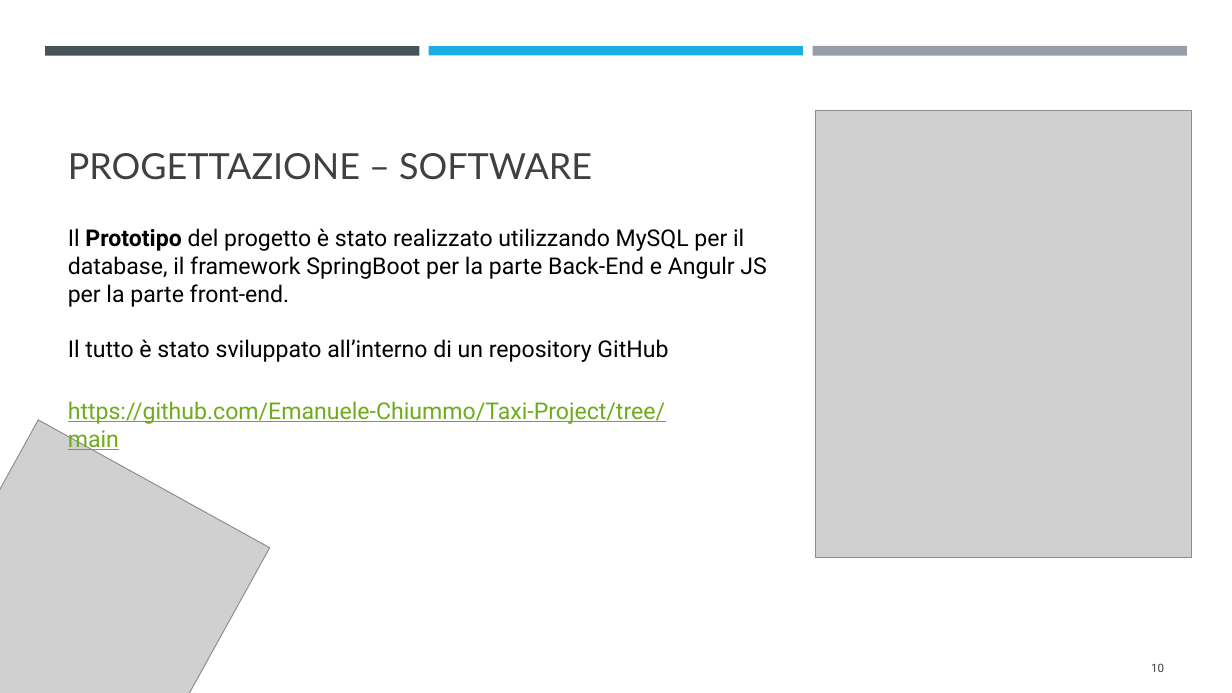
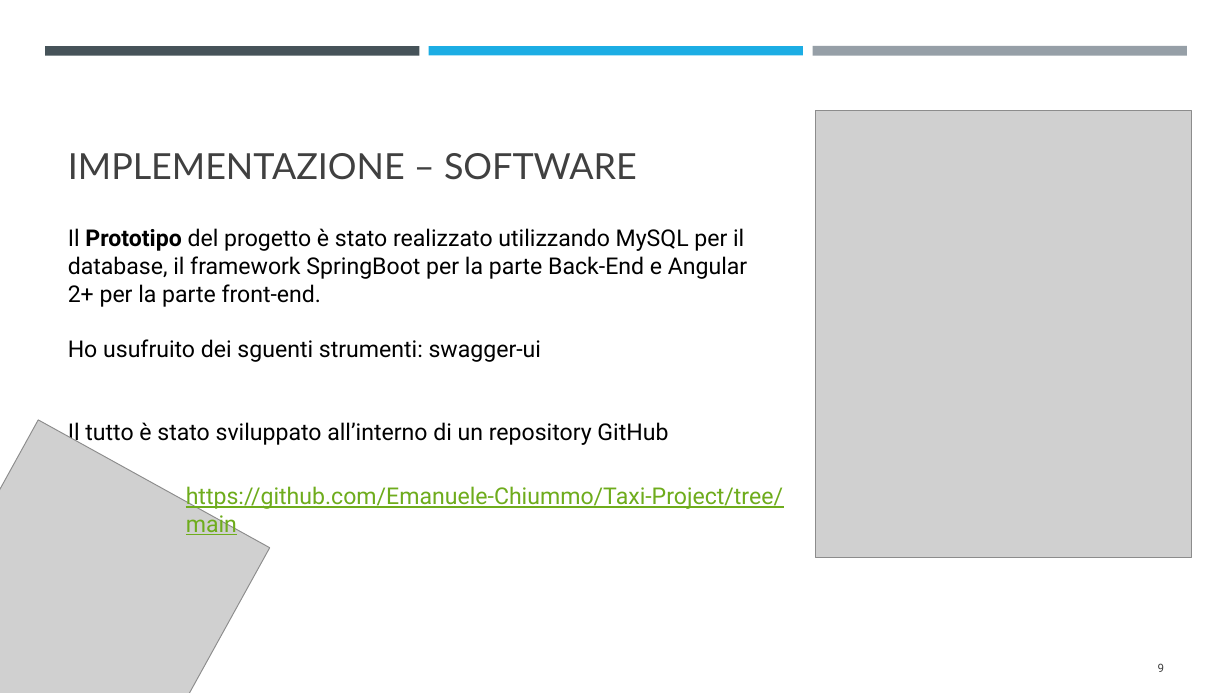
Before and after one commit to Emanuele-Chiummo/Taxi-Project, a slide deck: slide 9 of Presentazione/presentazione TaxiToGo.pptx (slide 10 before the commit). Drawn at 1232x693 pixels with LibreOffice and Linux fonts; fonts in the diff are those of the drawing; grey boxes stand for pictures. Boxes give left, top, right and bottom in pixels: in the first picture for what was removed or moved away, otherwise in the second. Text is boxed around its words. In the diff, an @@ line names an element or a change of style, - is before the commit and + after.

```diff
--- a/Presentazione/presentazione TaxiToGo.pptx
+++ b/Presentazione/presentazione TaxiToGo.pptx
@@ title at (68,153,637,180): text changed @@
-PROGETTAZIONE – SOFTWARE
+IMPLEMENTAZIONE – SOFTWARE
@@ text at (68,228,747,362): text changed @@
-Il Prototipo del progetto è stato realizzato utilizzando MySQL per il database, il framework SpringBoot per la parte Back-End e Angulr JS per la parte front-end.
+Il Prototipo del progetto è stato realizzato utilizzando MySQL per il database, il framework SpringBoot per la parte Back-End e Angular 2+ per la parte front-end.
+Ho usufruito dei sguenti strumenti: swagger-ui
@@ text "https://github.com/Emanuele-Chiummo/Taxi-Project/tree/main": place and size @@
-text "https://github.com/Emanuele-Chiummo/Taxi-Project/tree/main" at (68,401,665,452)
+text "https://github.com/Emanuele-Chiummo/Taxi-Project/tree/main" at (186,486,783,535)
@@ page number at (1158,663,1165,672): text changed @@
-10
+9
```
Also in this commit, not shown: 2 other slides changed, 4 slides added, 3 slides removed.
